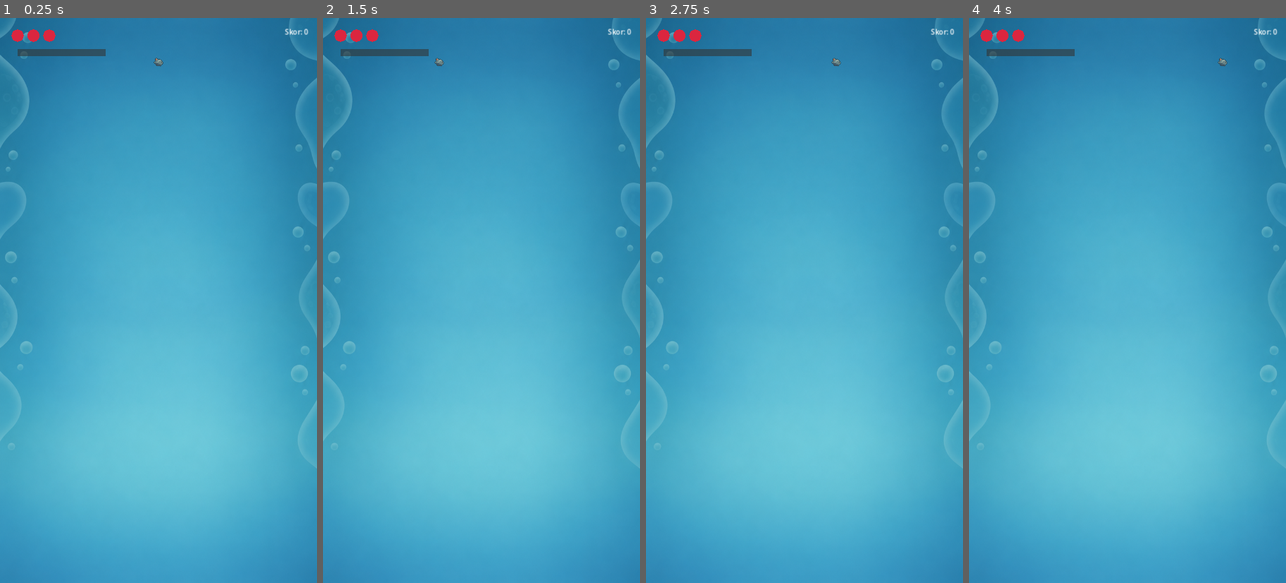
Above: before the commit, frames 1-4 (left to right).
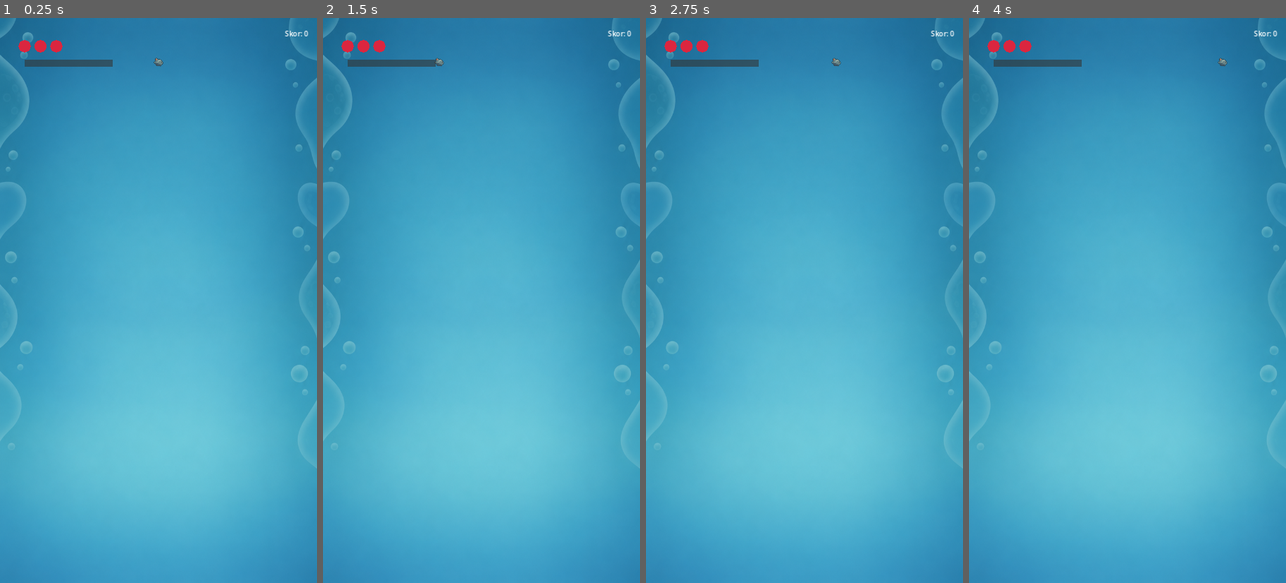
Above: after the commit, the same moments.

Repository: Trend25/Evolution_Game
Game: Godot game, scene res://scenes/Main.tscn
Two runs of this game, one before a commit and one after it. Both use one fixed random seed, a clock stepped at 60 frames per second and the inputs below.
Inputs (mouse positions are in pixels of both pictures, inside the frame that each line leads up to):
- Up to frame 1 (0.25 s): no input
- Up to frame 2 (1.5 s): tap Enter at 0.5 s; move the mouse to (551, 272) at 0.52 s; click (551, 272) at 0.67 s; tap Space at 1.25 s; drag from (418, 328) to (481, 108) at 1.27 s
- Up to frame 3 (2.75 s): tap Enter at 2 s; move the mouse to (836, 176) at 2.02 s; click (836, 176) at 2.17 s
- Up to frame 4 (4 s): tap Space at 2.75 s; drag from (1111, 413) to (1032, 215) at 2.77 s; tap Enter at 3.5 s; move the mouse to (1222, 385) at 3.52 s; click (1222, 385) at 3.67 s

The runs differ from the first frame. In frame 1, 1.1% of the frame differs, in the area x 3-98%, y 1-9%; in frame 2, 1.1%; in frame 3, 1.1%; in frame 4, 1.1%.

Commit message:
fix: stabilize HUD layout and layer ordering

Diff:
--- a/scenes/Main.tscn
+++ b/scenes/Main.tscn
@@ -10,6 +10,7 @@
 [ext_resource type="PackedScene" path="res://scenes/LevelUpToast.tscn" id="8_levelup"]
 [ext_resource type="Script" path="res://scripts/background_visual.gd" id="9_backgroundvisual"]
 [ext_resource type="Texture2D" path="res://assets/background/evolution_playfield_v3_720x1280.png" id="10_bgplayfieldv3"]
+[ext_resource type="Script" path="res://scripts/hud_root.gd" id="11_hudroot"]
 
 [sub_resource type="RectangleShape2D" id="RectangleShape2D_wall_left"]
 size = Vector2(20, 1280)
@@ -74,25 +75,44 @@
 [node name="OrganismContainer" type="Node" parent="."]
 groups = ["organism_container"]
 
-[node name="LivesUI" type="Node2D" parent="."]
+[node name="UI_Canvas" type="CanvasLayer" parent="."]
+layer = 10
+
+[node name="HUDRoot" type="Control" parent="UI_Canvas"]
+script = ExtResource("11_hudroot")
+anchor_left = 0.0
+anchor_top = 0.0
+anchor_right = 1.0
+anchor_bottom = 1.0
+mouse_filter = 2
+
+[node name="TopLeftAnchor" type="Control" parent="UI_Canvas/HUDRoot"]
+mouse_filter = 2
+
+[node name="LivesUI" type="Node2D" parent="UI_Canvas/HUDRoot/TopLeftAnchor"]
 position = Vector2(40, 40)
 script = ExtResource("4_livesui")
 
-[node name="UI_Canvas" type="CanvasLayer" parent="."]
+[node name="XPBar" type="Node2D" parent="UI_Canvas/HUDRoot/TopLeftAnchor"]
+position = Vector2(40, 70)
+script = ExtResource("7_xpbar")
 
-[node name="ScoreLabel" type="Label" parent="UI_Canvas"]
-offset_left = 480.0
+[node name="ScoreLabel" type="Label" parent="UI_Canvas/HUDRoot"]
+anchor_left = 1.0
+anchor_top = 0.0
+anchor_right = 1.0
+anchor_bottom = 0.0
+offset_left = -240.0
 offset_top = 20.0
-offset_right = 700.0
+offset_right = -20.0
 offset_bottom = 60.0
+mouse_filter = 2
 horizontal_alignment = 2
 text = "Skor: 0"
 script = ExtResource("5_scorelabel")
 
 [node name="GameOverScreen" parent="." instance=ExtResource("6_gameoverscreen")]
-
-[node name="XPBar" type="Node2D" parent="."]
-position = Vector2(40, 70)
-script = ExtResource("7_xpbar")
+layer = 30
 
 [node name="LevelUpToast" parent="." instance=ExtResource("8_levelup")]
+layer = 20
--- /dev/null
+++ b/scripts/hud_root.gd
@@ -0,0 +1,40 @@
+extends Control
+class_name HUDRoot
+## HUDRoot — fix: stabilize HUD layout and layer ordering. UI_Canvas altındaki
+## tüm normal HUD elemanlarının (LivesUI, XPBar, ScoreLabel) TEK, merkezi
+## yerleşim köküdür. Safe-area kenar paylarını SafeArea'dan okuyup
+## TopLeftAnchor ve ScoreLabel'e uygular — üç bileşende ayrı ayrı sihirli
+## sayı YOK, hepsi burada. Oynanış/organizma/skor/XP/can mantığına dokunmaz,
+## yalnızca konumlandırır.
+##
+## Tam ekranı kaplayan bir Control olduğu için mouse_filter=IGNORE (hem
+## kendisinde hem çocuklarında, bkz. Main.tscn'deki node override'ları)
+## ZORUNLU: aksi halde Spawner'ın _unhandled_input ile dinlediği
+## sürükle-bırak dokunma/fare girdisini sessizce yutar ve oynanışı kırar.
+
+const SCORE_LABEL_WIDTH: float = 220.0    # Orijinal genişlik (480-700 @720px) -- görsel olarak değişmedi
+const SCORE_LABEL_HEIGHT: float = 40.0    # Orijinal yükseklik (20-60) -- görsel olarak değişmedi
+const SCORE_BASE_TOP: float = 20.0        # Orijinal üst boşluk -- safe-area payı yalnızca bunu AŞARSA etkili olur
+const SCORE_BASE_RIGHT_GAP: float = 20.0  # Orijinal sağ kenar boşluğu -- safe-area payı yalnızca bunu AŞARSA etkili olur
+
+@onready var _top_left_anchor: Control = $TopLeftAnchor
+@onready var _score_label: Label = $ScoreLabel
+
+func _ready() -> void:
+	_apply_safe_area()
+	get_tree().root.size_changed.connect(_apply_safe_area)
+
+## Safe-area kenar paylarını okuyup HUD köşelerine uygular. Yalnızca bu
+## fonksiyon SafeArea'yı çağırır -- diğer HUD script'leri (lives_ui.gd,
+## xp_bar.gd, score_label.gd) bundan tamamen habersizdir ve değiştirilmedi.
+func _apply_safe_area() -> void:
+	var m: Dictionary = SafeArea.get_margins()
+	_top_left_anchor.position = Vector2(m.get("left", 0.0), m.get("top", 0.0))
+
+	var right_margin: float = m.get("right", 0.0)
+	var top_margin: float = m.get("top", 0.0)
+	var extra_right: float = max(0.0, right_margin - SafeArea.FALLBACK_SIDE)
+	_score_label.offset_right = -(SCORE_BASE_RIGHT_GAP + extra_right)
+	_score_label.offset_left = _score_label.offset_right - SCORE_LABEL_WIDTH
+	_score_label.offset_top = max(SCORE_BASE_TOP, top_margin)
+	_score_label.offset_bottom = _score_label.offset_top + SCORE_LABEL_HEIGHT
--- a/scripts/level_up_toast.gd
+++ b/scripts/level_up_toast.gd
@@ -12,14 +12,29 @@
 
 @onready var label: Label = $Label
 
+var _active_tween: Tween = null  # fix: stabilize HUD layout and layer ordering -- Game Over anında güvenle durdurulabilsin diye saklanır
+
 func _ready() -> void:
 	label.modulate.a = 0.0
 	GameManager.level_up.connect(_on_level_up)
+	GameManager.game_over_ready.connect(_on_game_over_ready)
 
 ## UC-05 Adım 3: Yeni seviyeyi gösterip fade in → bekleme → fade out oynatır.
 func _on_level_up(new_level: int, _unlocked_reward_id: String) -> void:
+	if _active_tween != null and _active_tween.is_valid():
+		_active_tween.kill()
 	label.text = "Seviye Atladın! Seviye %d" % new_level
-	var tween: Tween = create_tween()
-	tween.tween_property(label, "modulate:a", 1.0, FADE_SECONDS)
-	tween.tween_interval(DISPLAY_SECONDS)
-	tween.tween_property(label, "modulate:a", 0.0, FADE_SECONDS)
+	label.modulate.a = 0.0
+	_active_tween = create_tween()
+	_active_tween.tween_property(label, "modulate:a", 1.0, FADE_SECONDS)
+	_active_tween.tween_interval(DISPLAY_SECONDS)
+	_active_tween.tween_property(label, "modulate:a", 0.0, FADE_SECONDS)
+
+## fix: stabilize HUD layout and layer ordering -- Oyun Bitti ekranı açıldığında
+## aktif bir seviye bildirimi (varsa çalışan tween'i dahil) görünür kalmasın
+## diye anında gizlenir. Yalnızca bu toast'ın kendi görünürlüğünü etkiler;
+## GameManager skor/XP/seviye mantığına dokunmaz.
+func _on_game_over_ready(_final_stats: Dictionary) -> void:
+	if _active_tween != null and _active_tween.is_valid():
+		_active_tween.kill()
+	label.modulate.a = 0.0
--- /dev/null
+++ b/scripts/safe_area.gd
@@ -0,0 +1,62 @@
+class_name SafeArea
+## SafeArea — fix: stabilize HUD layout and layer ordering. Android çentik/
+## durum çubuğu ve farklı ekran oranları için TEK, merkezi güvenli-alan
+## (safe-area) kenar payı hesaplayıcısı. Durumsuz statik yardımcı sınıf;
+## otoload DEĞİL, sahneye hiç eklenmez. Yalnızca HUDRoot (`hud_root.gd`)
+## çağırır — LivesUI/XPBar/ScoreLabel bundan habersiz, kendi başlarına
+## sihirli sayı taşımaz. Oynanış/organizma/skor/XP/can mantığına dokunmaz.
+##
+## Godot 4.7'nin DisplayServer.get_display_safe_area() API'si anlamlı bir
+## "çentik/kamera kesintisi" dikdörtgenini yalnızca Android'de döner; masaüstü
+## ve headless (xvfb) ortamlarda ya tam ekranla birebir aynı dikdörtgeni ya da
+## geçersiz/sıfır bir değer döner. Bu durumlarda FALLBACK_* sabitleri
+## kullanılır — gerçek Android'de çentik olmasa bile bu minimum pay makul bir
+## güvenlik boşluğu sağlar (task 6: "güvenli bir minimum fallback margin").
+
+const FALLBACK_TOP: float = 24.0   # Durum çubuğu/çentik verisi yoksa uygulanan üst pay
+const FALLBACK_SIDE: float = 16.0  # Yuvarlak köşe/kamera kesintisi için yatay pay
+
+## QA/test amaçlı override — boş olmadığı sürece gerçek DisplayServer
+## sorgusunun YERİNE doğrudan bu değer döner (bkz. "safe-area simülasyonu"
+## test senaryosu). Üretim/varsayılan davranışta boş kalır, hiçbir etkisi
+## olmaz; yalnızca geçici test script'lerinden set edilmesi amaçlanır.
+static var debug_override_margins: Dictionary = {}
+
+## Mevcut pencere/ekran için, PROJE VIEWPORT'U (720x1280 mantıksal) piksel
+## uzayında {left, top, right, bottom} güvenli-alan kenar paylarını döndürür.
+## Oyun dünyasının (organizmalar, duvarlar, taban) koordinatlarını HİÇ
+## etkilemez — yalnızca HUDRoot'un kendi iç yerleşimi için kullanılır.
+static func get_margins() -> Dictionary:
+	if not debug_override_margins.is_empty():
+		return debug_override_margins
+
+	var margins: Dictionary = {"left": FALLBACK_SIDE, "top": FALLBACK_TOP, "right": FALLBACK_SIDE, "bottom": 0.0}
+
+	var screen_full: Vector2i = DisplayServer.screen_get_size()
+	var safe_rect: Rect2i = DisplayServer.get_display_safe_area()
+	var window_px: Vector2i = DisplayServer.window_get_size()
+	if screen_full.x <= 0 or screen_full.y <= 0 or safe_rect.size.x <= 0 or safe_rect.size.y <= 0 or window_px.x <= 0 or window_px.y <= 0:
+		return margins  # Masaüstü/headless genelde buraya düşer -- fallback yeterli
+	if safe_rect.position == Vector2i.ZERO and safe_rect.size == screen_full:
+		return margins  # Çentik yok / API bu platformda anlamlı değil -- yine minimum fallback uygulanır
+
+	var logical_size := Vector2(
+		float(ProjectSettings.get_setting("display/window/size/viewport_width", 720)),
+		float(ProjectSettings.get_setting("display/window/size/viewport_height", 1280)),
+	)
+	# canvas_items + aspect=keep: içerik, pencereye SIĞDIRILARAK (letterbox ile)
+	# tek bir oranla büyütülür -- bu yüzden iki eksenin KÜÇÜK olanı gerçek ölçek.
+	var scale: float = min(float(window_px.x) / logical_size.x, float(window_px.y) / logical_size.y)
+	if scale <= 0.0:
+		return margins
+
+	var native_left: float = float(safe_rect.position.x)
+	var native_top: float = float(safe_rect.position.y)
+	var native_right: float = float(screen_full.x - (safe_rect.position.x + safe_rect.size.x))
+	var native_bottom: float = float(screen_full.y - (safe_rect.position.y + safe_rect.size.y))
+
+	margins["left"] = max(FALLBACK_SIDE, native_left / scale)
+	margins["top"] = max(FALLBACK_TOP, native_top / scale)
+	margins["right"] = max(FALLBACK_SIDE, native_right / scale)
+	margins["bottom"] = max(0.0, native_bottom / scale)
+	return margins
Not shown: 1 places in scenes/Main.tscn that only renumber resources
